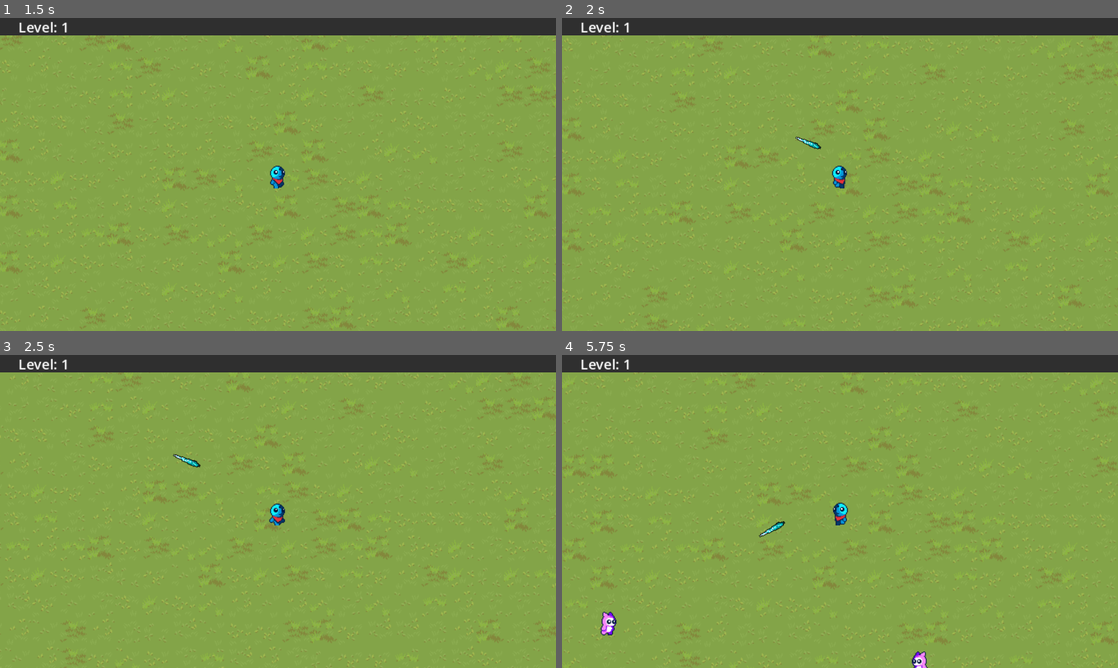
Above: before the commit, frames 1-4 (two rows, left to right).
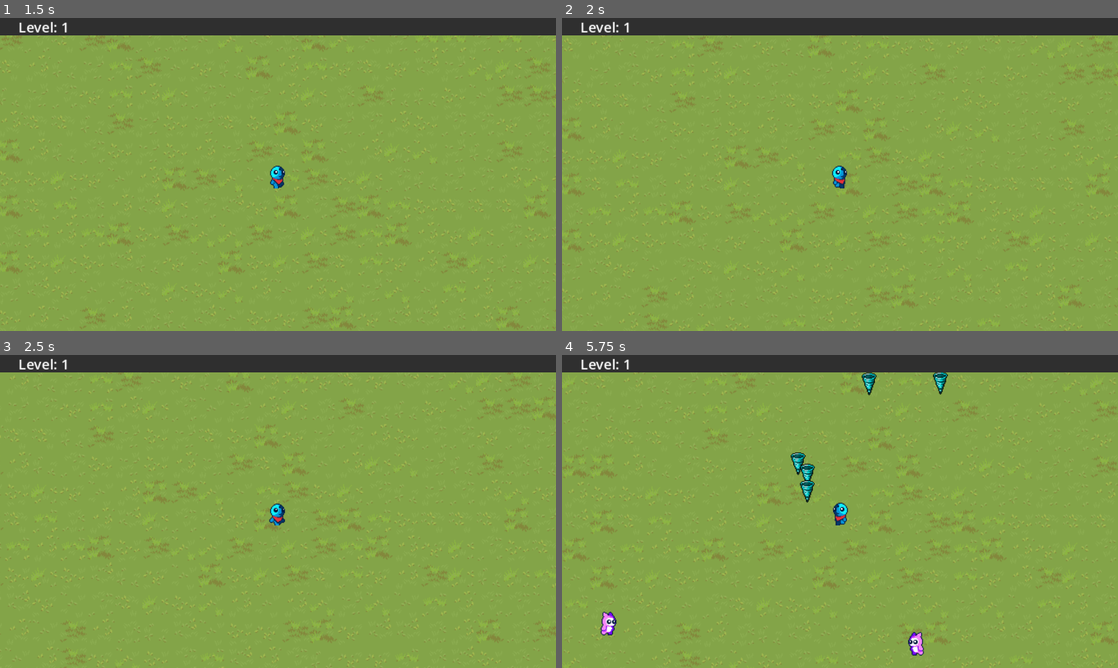
Above: after the commit, the same moments.

Repository: asuujx/andys-adventure
Game: Godot game, scene res://world/world.tscn
The game is run twice, just before and just after one commit, with the same random seed, the same clock (stepped at 60 frames per second) and the same inputs.
Inputs:
- Up to frame 1 (1.5 s): tap Enter at 0.5 s; hold D (right) 0.53-1.28 s; hold S (down) from 1.28 s (still down)
- Up to frame 2 (2 s): keep holding S (down)
- Up to frame 3 (2.5 s): release S (down) at 2.03 s; hold D (right) from 2.03 s (still down)
- Up to frame 4 (5.75 s): release D (right) at 2.78 s; hold W (up) 2.78-3.53 s; hold A (left) 3.53-5.03 s; hold S (down) from 5.03 s (still down)

Frame 1 is identical in both runs. In frame 2, less than 0.1% of the frame differs, in the area x 42-47%, y 37-42%; in frame 3, less than 0.1%; in frame 4, 1.0%, in the area x 35-70%, y 5-100%.

Commit message:
Add tornado attack

Diff:
--- a/enemy/enemy_death.tscn
+++ b/enemy/enemy_death.tscn
@@ -2,6 +2,21 @@
 
 [ext_resource type="Texture2D" uid="uid://cgtaemvca48ra" path="res://assets/textures/enemy/Pink_Monster_Death_8.png" id="1_nu6p0"]
 [ext_resource type="Script" path="res://enemy/enemy_death.gd" id="2_ssnq4"]
+
+[sub_resource type="Animation" id="Animation_lujti"]
+length = 0.001
+tracks/0/type = "value"
+tracks/0/imported = false
+tracks/0/enabled = true
+tracks/0/path = NodePath(".:frame")
+tracks/0/interp = 1
+tracks/0/loop_wrap = true
+tracks/0/keys = {
+"times": PackedFloat32Array(0),
+"transitions": PackedFloat32Array(1),
+"update": 1,
+"values": [0]
+}
 
 [sub_resource type="Animation" id="Animation_82pwu"]
 resource_name = "die"
@@ -18,21 +33,6 @@
 "transitions": PackedFloat32Array(1, 1, 1, 1, 1, 1, 1),
 "update": 1,
 "values": [1, 2, 3, 4, 5, 6, 7]
-}
-
-[sub_resource type="Animation" id="Animation_lujti"]
-length = 0.001
-tracks/0/type = "value"
-tracks/0/imported = false
-tracks/0/enabled = true
-tracks/0/path = NodePath(".:frame")
-tracks/0/interp = 1
-tracks/0/loop_wrap = true
-tracks/0/keys = {
-"times": PackedFloat32Array(0),
-"transitions": PackedFloat32Array(1),
-"update": 1,
-"values": [0]
 }
 
 [sub_resource type="AnimationLibrary" id="AnimationLibrary_hb2jc"]
--- /dev/null
+++ b/player/attack/tornado.gd
@@ -0,0 +1,78 @@
+extends Area2D
+
+var level = 1
+var hp = 9999
+var speed = 100.0
+var damage = 5
+var attack_size = 1.0
+var knockback_amount = 100
+
+var last_movement = Vector2.ZERO
+var angle = Vector2.ZERO
+var angle_less = Vector2.ZERO
+var angle_more = Vector2.ZERO
+
+signal remove_from_array(object)
+
+@onready var player = get_tree().get_first_node_in_group("player")
+
+func _ready():
+	match level:
+		1:
+			hp = 9999
+			speed = 100.0
+			damage = 5
+			knockback_amount = 100
+			attack_size = 1.0
+
+	var move_to_less = Vector2.ZERO
+	var move_to_more = Vector2.ZERO
+
+	match last_movement:
+		Vector2.UP, Vector2.DOWN:
+			move_to_less = global_position + Vector2(randf_range(-1, -0.25), last_movement.y) * 500
+			move_to_more = global_position + Vector2(randf_range(0.25, 1), last_movement.y) * 500
+		Vector2.RIGHT, Vector2.LEFT:
+			move_to_less = global_position + Vector2(last_movement.x, randf_range(-1, -0.25)) * 500
+			move_to_more = global_position + Vector2(last_movement.x, randf_range(0.25, 1)) * 500
+		Vector2(1, 1), Vector2(-1, -1), Vector2(1, -1), Vector2(-1, 1):
+			move_to_less = global_position + Vector2(last_movement.x, last_movement.y * randf_range(0, 0.75)) * 500
+			move_to_less = global_position + Vector2(last_movement.x * randf_range(0, 0.75), last_movement.y) * 500
+
+	angle_less = global_position.direction_to(move_to_less)
+	angle_more = global_position.direction_to(move_to_more)
+
+	var initial_tween = create_tween().set_parallel(true)
+	initial_tween.tween_property(self, "scale", Vector2(1, 1) * attack_size, 3).set_trans(Tween.TRANS_QUINT).set_ease(Tween.EASE_OUT)
+	var final_speed = speed
+	speed = speed / 5.0
+	initial_tween.tween_property(self, "speed", final_speed, 6).set_trans(Tween.TRANS_QUINT).set_ease(Tween.EASE_OUT)
+	initial_tween.play()
+
+	var tween = create_tween()
+	var set_angle = randi_range(0, 1)
+
+	if set_angle == 1:
+		angle = angle_less
+		tween.tween_property(self, "angle", angle_more, 2)
+		tween.tween_property(self, "angle", angle_less, 2)
+		tween.tween_property(self, "angle", angle_more, 2)
+		tween.tween_property(self, "angle", angle_less, 2)
+		tween.tween_property(self, "angle", angle_more, 2)
+		tween.tween_property(self, "angle", angle_less, 2)
+	else:
+		angle = angle_more
+		tween.tween_property(self, "angle", angle_less, 2)
+		tween.tween_property(self, "angle", angle_more, 2)
+		tween.tween_property(self, "angle", angle_less, 2)
+		tween.tween_property(self, "angle", angle_more, 2)
+		tween.tween_property(self, "angle", angle_less, 2)
+		tween.tween_property(self, "angle", angle_more, 2)
+	tween.play()
+
+func _physics_process(delta):
+	position += angle * speed * delta
+
+func _on_timer_timeout():
+	emit_signal("remove_from_array")
+	queue_free()
--- /dev/null
+++ b/player/attack/tornado.tscn
@@ -0,0 +1,27 @@
+[gd_scene load_steps=4 format=3 uid="uid://cmocf5mgkam6s"]
+
+[ext_resource type="Script" path="res://player/attack/tornado.gd" id="1_7bsmn"]
+[ext_resource type="Texture2D" uid="uid://et4bfvh24ewj" path="res://assets/textures/weapon/tornado.png" id="1_m56uh"]
+
+[sub_resource type="RectangleShape2D" id="RectangleShape2D_svagu"]
+size = Vector2(18, 27)
+
+[node name="Tornado" type="Area2D" groups=["attack"]]
+top_level = true
+scale = Vector2(0.1, 0.1)
+collision_layer = 5
+collision_mask = 0
+script = ExtResource("1_7bsmn")
+
+[node name="Sprite2D" type="Sprite2D" parent="."]
+texture = ExtResource("1_m56uh")
+
+[node name="CollisionShape2D" type="CollisionShape2D" parent="."]
+position = Vector2(0, 0.5)
+shape = SubResource("RectangleShape2D_svagu")
+
+[node name="Timer" type="Timer" parent="."]
+wait_time = 20.0
+autostart = true
+
+[connection signal="timeout" from="Timer" to="." method="_on_timer_timeout"]
--- a/player/player.gd
+++ b/player/player.gd
@@ -2,6 +2,7 @@
 
 var movement_speed = 50.0
 var hp = 80
+var last_movement = Vector2.UP
 
 # Experience
 var experience = 0
@@ -14,16 +15,25 @@
 
 # Attacks
 var iceSpear = preload("res://player/attack/ice_spear.tscn")
+var tornado = preload("res://player/attack/tornado.tscn")
 
 # Attack Nodes
 @onready var iceSpearTimer = get_node("Attack/IceSpearTimer")
 @onready var iceSpearAttackTimer = get_node("Attack/IceSpearTimer/IceSpearAttackTimer")
+@onready var tornadoTimer = get_node("Attack/TornadoTimer")
+@onready var tornadoAttackTimer = get_node("Attack/TornadoTimer/TornadoAttackTimer")
 
 # Ice Spear
 var ice_spear_ammo = 0
 var ice_spear_base_ammo = 1
 var ice_spear_attack_speed = 1.5
-var ice_spear_level = 1
+var ice_spear_level = 0
+
+# Tornado
+var tornado_ammo = 0
+var tornado_base_ammo = 5
+var tornado_attack_speed = 3
+var tornado_level = 1
 
 # Enemy Related
 var enemy_close = []
@@ -44,6 +54,7 @@
 
 	if velocity.length() > 0:
 		$AnimatedSprite2D.play("walk")
+		last_movement = mov
 
 		if Input.is_action_pressed("left"):
 			$AnimatedSprite2D.flip_h = true
@@ -59,6 +70,10 @@
 		iceSpearTimer.wait_time = ice_spear_attack_speed
 		if iceSpearTimer.is_stopped():
 			iceSpearTimer.start()
+	if tornado_level > 0:
+		tornadoTimer.wait_time = tornado_attack_speed
+		if tornadoTimer.is_stopped():
+			tornadoTimer.start()
 
 func get_random_target():
 	if enemy_close.size() > 0:
@@ -120,6 +135,23 @@
 		else:
 			iceSpearAttackTimer.stop()
 
+func _on_tornado_timer_timeout():
+	tornado_ammo += tornado_base_ammo
+	tornadoAttackTimer.start()
+
+func _on_tornado_attack_timer_timeout():
+	if tornado_ammo > 0:
+		var tornado_attack = tornado.instantiate()
+		tornado_attack.position = position
+		tornado_attack.last_movement = last_movement
+		tornado_level = tornado_level
+		add_child(tornado_attack)
+		tornado_ammo -= 1
+		if tornado_ammo > 0:
+			tornadoAttackTimer.start()
+		else:
+			tornadoAttackTimer.stop()
+
 
 func _on_enemy_detection_area_body_entered(body):
 	if not enemy_close.has(body):
--- a/player/player.tscn
+++ b/player/player.tscn
@@ -135,6 +135,12 @@
 
 [node name="IceSpearAttackTimer" type="Timer" parent="Attack/IceSpearTimer"]
 wait_time = 0.075
+
+[node name="TornadoTimer" type="Timer" parent="Attack"]
+wait_time = 3.0
+
+[node name="TornadoAttackTimer" type="Timer" parent="Attack/TornadoTimer"]
+wait_time = 0.2
 
 [node name="EnemyDetectionArea" type="Area2D" parent="."]
 visible = false
@@ -187,6 +193,8 @@
 [connection signal="hurt" from="HurtBox" to="." method="_on_hurt_box_hurt"]
 [connection signal="timeout" from="Attack/IceSpearTimer" to="." method="_on_ice_spear_timer_timeout"]
 [connection signal="timeout" from="Attack/IceSpearTimer/IceSpearAttackTimer" to="." method="_on_ice_spear_attack_timer_timeout"]
+[connection signal="timeout" from="Attack/TornadoTimer" to="." method="_on_tornado_timer_timeout"]
+[connection signal="timeout" from="Attack/TornadoTimer/TornadoAttackTimer" to="." method="_on_tornado_attack_timer_timeout"]
 [connection signal="body_entered" from="EnemyDetectionArea" to="." method="_on_enemy_detection_area_body_entered"]
 [connection signal="body_exited" from="EnemyDetectionArea" to="." method="_on_enemy_detection_area_body_exited"]
 [connection signal="area_entered" from="GrabArea" to="." method="_on_grab_area_area_entered"]
Binary file added: assets/textures/weapon/tornado.png
Not shown, added: assets/textures/weapon/tornado.png.import
